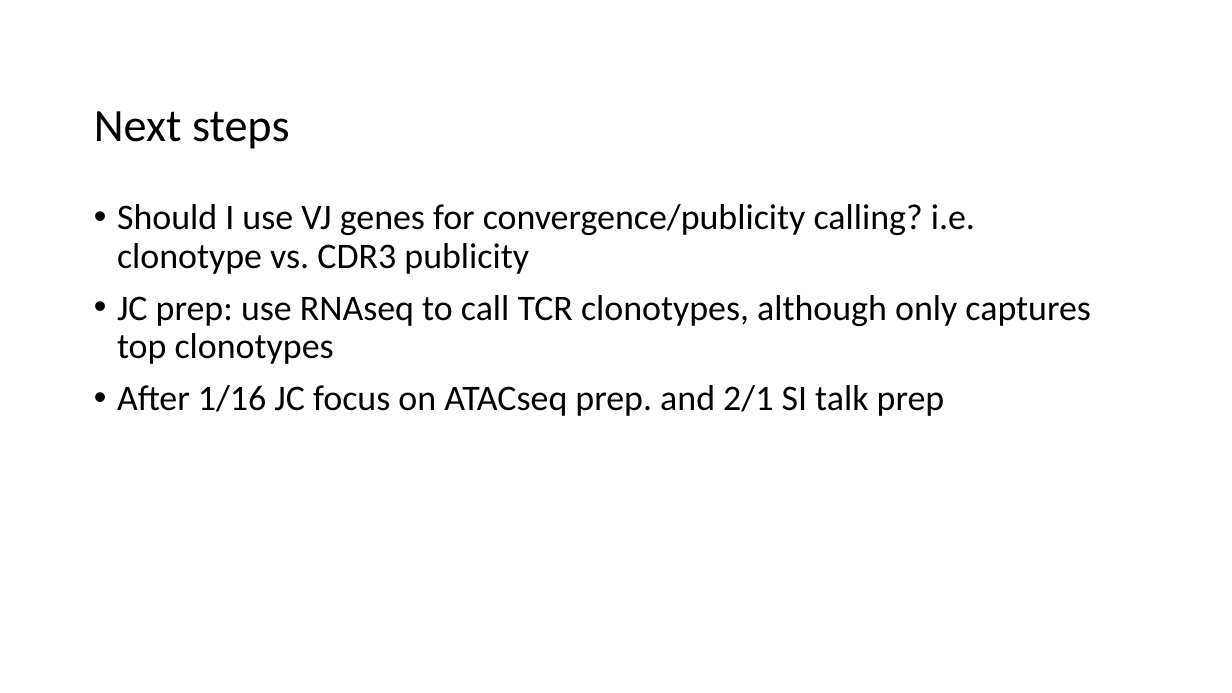
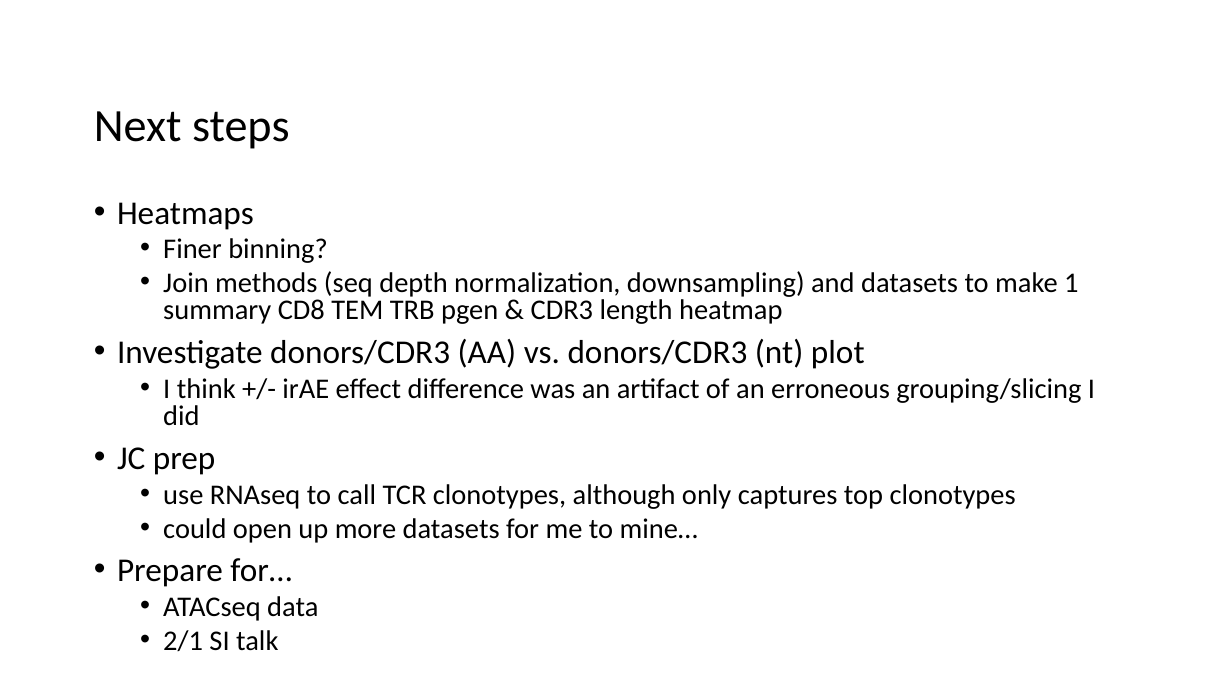
Before and after one commit to tybottorff/bottorffdocs, a slide deck: slide 9 of linsley_postdoc/presentations/weekly_meetings/1_11_24.pptx (slide 8 before the commit). Drawn at 1232x693 pixels with LibreOffice and Linux fonts; fonts in the diff are those of the drawing. Boxes give left, top, right and bottom in pixels: in the first picture for what was removed or moved away, otherwise in the second. Text is boxed around its words. In the diff, an @@ line names an element or a change of style, - is before the commit and + after.

```diff
--- a/linsley_postdoc/presentations/weekly_meetings/1_11_24.pptx
+++ b/linsley_postdoc/presentations/weekly_meetings/1_11_24.pptx
@@ text at bbox=[117, 202, 1095, 651]: text changed; size 28 to 22.2 pt @@
-• Should I use VJ genes for convergence/publicity calling? i.e. clonotype vs. CDR3 publicity
-• JC prep: use RNAseq to call TCR clonotypes, although only captures top clonotypes
-• After 1/16 JC focus on ATACseq prep. and 2/1 SI talk prep
+• Heatmaps
+  • Finer binning?
+  • Join methods (seq depth normalization, downsampling) and datasets to make 1 summary CD8 TEM TRB pgen & CDR3 length heatmap
+• Investigate donors/CDR3 (AA) vs. donors/CDR3 (nt) plot
+  • I think +/- irAE effect difference was an artifact of an erroneous grouping/slicing I did
+• JC prep
+  • use RNAseq to call TCR clonotypes, although only captures top clonotypes
+  • could open up more datasets for me to mine…
+• Prepare for…
+  • ATACseq data
+  • 2/1 SI talk
```
Also in this commit, not shown: 6 other slides changed, 4 slides added.
